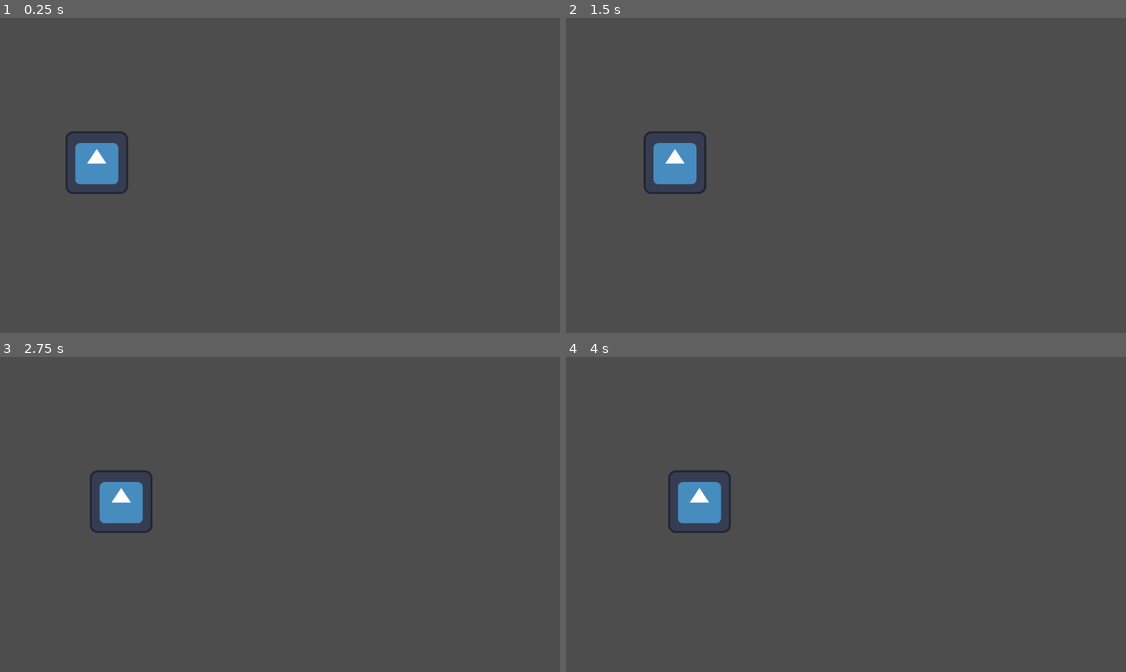
Above: before the commit, frames 1-4 (two rows, left to right).
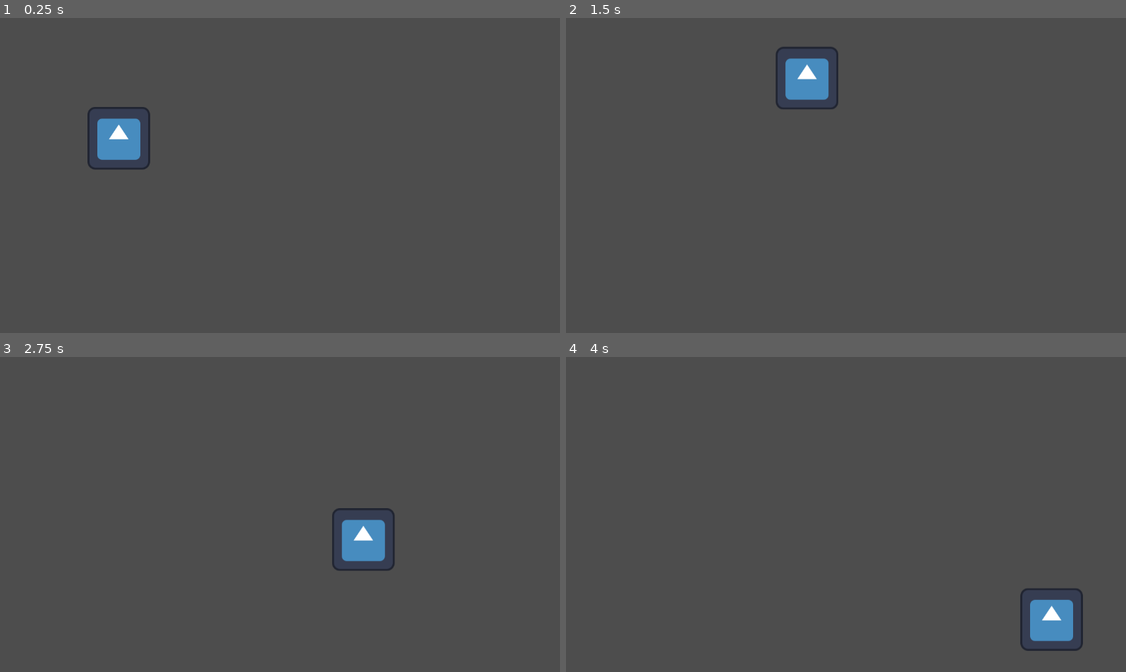
Above: after the commit, the same moments.

Repository: g-whittington/intro-godot-games
Game: Godot game, scene res://coding/4_working_with_data/data_structures.tscn
Same seed, same stepped clock (60 frames per second), same inputs: the game is played once before the commit and once after it. This scene is started directly instead of the project's main scene. The engine's default icon, where the game draws it, is replaced by a stand-in: a white triangle on a blue panel in a dark square.
Inputs:
- Up to frame 1 (0.25 s): no input
- Up to frame 2 (1.5 s): no input
- Up to frame 3 (2.75 s): no input
- Up to frame 4 (4 s): no input

The runs differ from the first frame. In frame 1, 2.1% of the frame differs, in the area x 11-27%, y 28-56%; in frame 2, 2.6%; in frame 3, 2.6%, in the area x 16-71%, y 36-68%; in frame 4, 2.6%.

Commit message:
Introduced Data Structures

Diff:
--- a/godot-basics/coding/4_working_with_data/data_structures.gd
+++ b/godot-basics/coding/4_working_with_data/data_structures.gd
@@ -4,13 +4,32 @@
 @onready var icon: Sprite2D = $Icon
 
 var pos: Vector2 = Vector2(200, 300)
-var direction: Vector2 = Vector2.RIGHT
-var speed := 20
+
+# values to control the icon to move
+var direction: Vector2 = Vector2.RIGHT + Vector2.UP
+var speed: float = 200
+var viewport: Vector2
+var icon_size: Vector2
+
+var my_array: Array = [1, 2, 3, 'a', 'b', 'c', true, [4, 5, 6]]
+
+var my_dict: Dictionary = {
+	"test":123,
+	[1, 2, 3]:{1:2, 2:3, 4:5},
+	456:"weird"
+}
+
+# Lua style, keys are treated as strings, not references to variables
+var my_lua_dict: Dictionary[String, String] = {
+	Tom = "sad",
+	Ted = "happy",
+	Jen = "hungry",
+	Juniper = "tired"
+}
 
 
 func _ready() -> void:
 	## Vectors
-
 	# node position is stored as a vector
 	print(icon.position)
 
@@ -18,6 +37,48 @@
 	icon.position = pos
 	print(icon.position)
 
+	print("\n\n\n")
+
+	## Arrays
+	# can iterate though them with for loop
+	for item in my_array:
+		print(item, item)
+
+	print("\n")
+
+	# indexing starting at zero
+	print("The first item in the array: ", my_array[0])
+	print("The last item in the array: ", my_array[-1])
+
+	print("\n\n\n")
+
+	## Dictonaries
+	# can iterate though them with for loop, default kets
+	for key in my_dict:
+		print("Key: ", key)
+		print("Value: ", my_dict[key])
+
+	print("\n")
+
+	for value in my_lua_dict.values():
+		print(value)
+
+	# get the sizes of the rects
+	viewport = get_viewport_rect().size
+	icon_size = icon.get_rect().size * icon.scale / 2.0
+
+
 
 func _process(delta: float) -> void:
-	icon.position += direction * 20 * delta
+	# mvoe the icon
+	icon.position += direction * speed * delta
+
+	# check if icon collides with wall
+	if icon.position.x > viewport.x - icon_size.x || icon.position.x < icon_size.x:
+		# update direction to move away from wall
+		direction.x = -direction.x
+		icon.position.x = clampf(icon.position.x, icon_size.x, viewport.x)
+
+	if icon.position.y > viewport.y - icon_size.y || icon.position.y < icon_size.y:
+		direction.y = -direction.y
+		icon.position.y = clampf(icon.position.y, icon_size.y, viewport.y)
